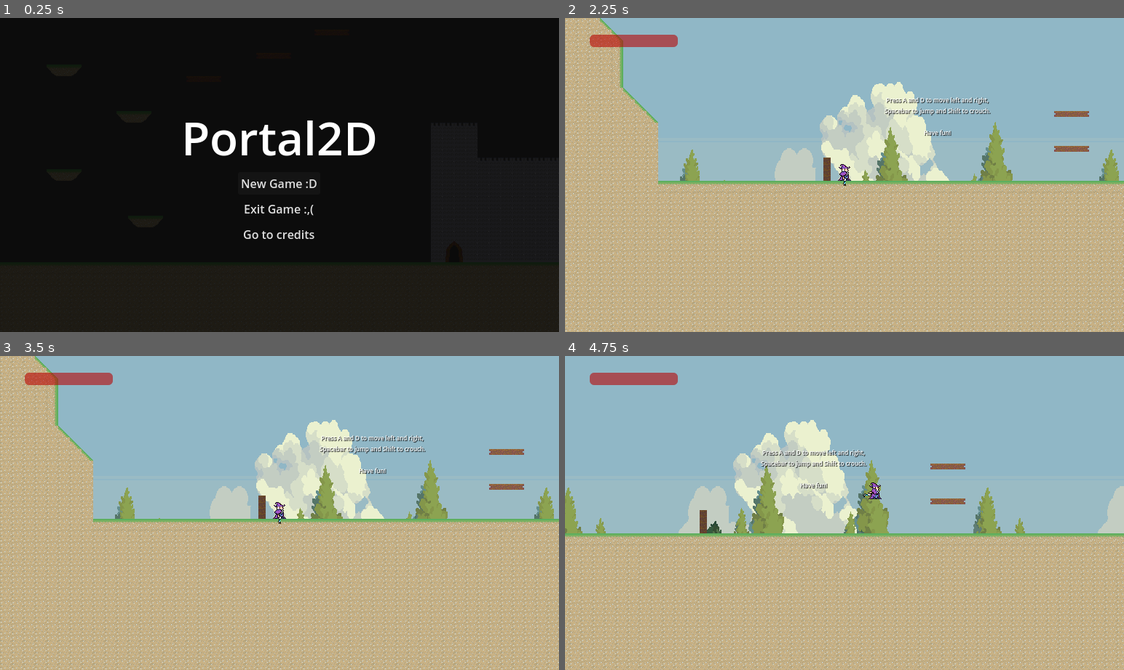
Above: before the commit, frames 1-4 (two rows, left to right).
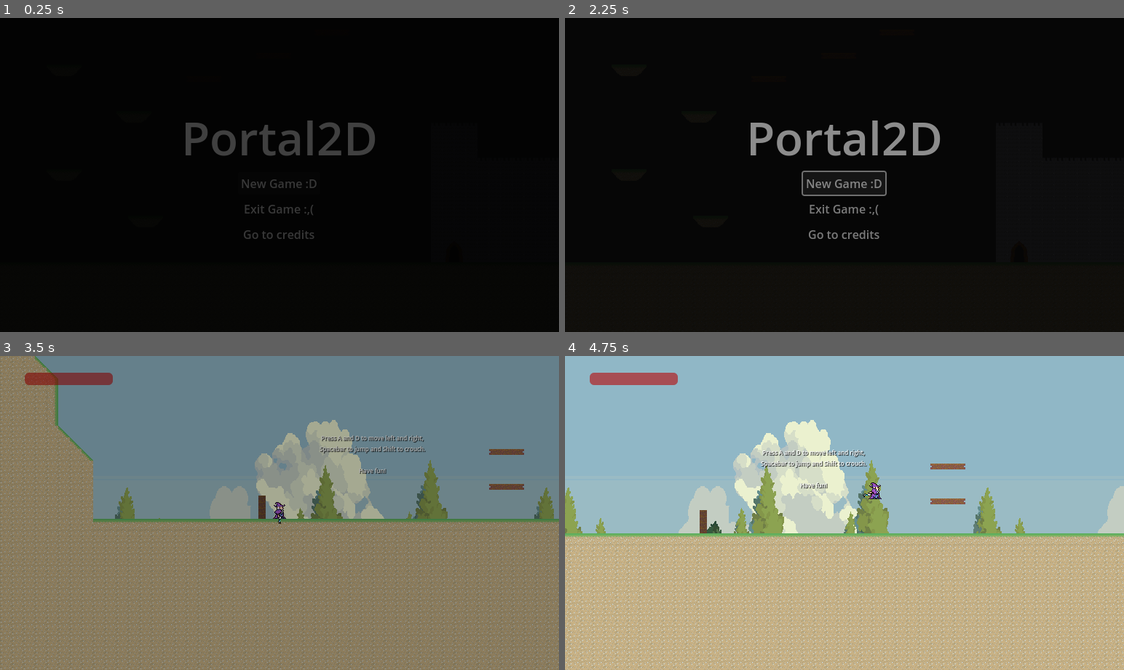
Above: after the commit, the same moments.

Repository: haruo-gabriel/portal2d
Game: Godot game, scene res://interface/scenes/main_menu/main_menu.tscn
Two runs of this game, one before a commit and one after it. Both use one fixed random seed, a clock stepped at 60 frames per second and the inputs below.
Inputs (mouse positions are in pixels of both pictures, inside the frame that each line leads up to):
- Up to frame 1 (0.25 s): no input
- Up to frame 2 (2.25 s): click "Go to credits" at 0.5 s; click "Go to main menu" at 1.25 s; click "New Game :D" at 2 s
- Up to frame 3 (3.5 s): click (279, 522) at 2.75 s, where only the run after the commit has a clickable "New Game :D"
- Up to frame 4 (4.75 s): tap A (move_left) at 3.5, 4.25 s; move the mouse to (967, 497) at 3.52 s; hold Shift (crouch) 3.53-4.28 s; hold D (move_right) from 3.53 s (still down); tap Space (jump) at 3.77, 4.52 s; move the mouse to (732, 528) at 4.27 s; click (732, 528) at 4.35 s

The runs differ from the first frame. In frame 1, 2.7% of the frame differs, in the area x 0-100%, y 15-100%; in frame 2, 100%, in the area x 0-100%, y 0-100%; in frame 3, 100%; in frame 4, nothing differs.

Commit message:
Add screen transition (fade in/out) between scene transitions

Diff:
--- a/godot project/interface/scenes/ending_credits/ending_credits.tscn
+++ b/godot project/interface/scenes/ending_credits/ending_credits.tscn
@@ -1,7 +1,8 @@
-[gd_scene load_steps=5 format=3 uid="uid://brlldqfwpgvlw"]
+[gd_scene load_steps=6 format=3 uid="uid://brlldqfwpgvlw"]
 
 [ext_resource type="Script" path="res://interface/scenes/ending_credits/ending_credits.gd" id="1_x3m3b"]
 [ext_resource type="AudioStream" uid="uid://dcc7x2s6uq6fg" path="res://interface/scenes/main_menu/main_menu.wav" id="2_s55jm"]
+[ext_resource type="PackedScene" uid="uid://cjxs6gi33dml8" path="res://interface/scenes/screen_transition/screen_transition.tscn" id="3_5n0my"]
 
 [sub_resource type="LabelSettings" id="LabelSettings_ijkpe"]
 font_size = 32
@@ -76,4 +77,6 @@
 size_flags_horizontal = 4
 text = "Go to main menu"
 
+[node name="ScreenTransition" parent="." instance=ExtResource("3_5n0my")]
+
 [connection signal="pressed" from="VBoxContainer/Button" to="." method="_on_button_pressed"]
--- a/godot project/interface/scenes/hud/hud.gd
+++ b/godot project/interface/scenes/hud/hud.gd
@@ -1,10 +1,7 @@
 
-extends Control
+extends CanvasLayer
 
 @export var player: Player
 
 func _ready() -> void:
 	$ProgressBar.player = player
-
-func _process(delta: float) -> void:
-	pass
--- a/godot project/interface/scenes/hud/hud.tscn
+++ b/godot project/interface/scenes/hud/hud.tscn
@@ -3,18 +3,11 @@
 [ext_resource type="Script" path="res://interface/scenes/hud/hud.gd" id="1_adxet"]
 [ext_resource type="Script" path="res://interface/scenes/hud/progress_bar.gd" id="2_4x8oq"]
 
-[node name="HUD" type="Control"]
-layout_mode = 3
-anchors_preset = 15
-anchor_right = 1.0
-anchor_bottom = 1.0
-grow_horizontal = 2
-grow_vertical = 2
+[node name="HUD" type="CanvasLayer"]
 script = ExtResource("1_adxet")
 
 [node name="ProgressBar" type="ProgressBar" parent="."]
 modulate = Color(1, 0, 0, 1)
-layout_mode = 0
 offset_left = 34.0
 offset_top = 23.0
 offset_right = 155.0
--- a/godot project/interface/scenes/main_menu/main_menu.gd
+++ b/godot project/interface/scenes/main_menu/main_menu.gd
@@ -2,6 +2,8 @@
 
 #@onready var MUSIC_BUS_ID = AudioServer.get_bus_index("Music")
 #@onready var SFX_BUS_ID = AudioServer.get_bus_index("SFX")
+@export var new_game_scene: PackedScene
+@export var credits_scene: PackedScene
 @onready var main_menu_music = $MainMenuMusic
 var audio_manager = null
 
@@ -11,11 +13,14 @@
 	add_child(audio_manager)
 	audio_manager.fade_in(main_menu_music, 4.0)
 
+
 func _on_new_game_button_pressed():
-	get_tree().change_scene_to_file("res://levels/level_1/level_scene.tscn")
+	$ScreenTransition.transition(new_game_scene)
+
 
 func _on_exit_button_pressed():
 	get_tree().quit()
 
+
 func _on_credits_button_pressed():
-	get_tree().change_scene_to_file("res://interface/scenes/ending_credits/ending_credits.tscn")
+	$ScreenTransition.transition(credits_scene)
--- a/godot project/interface/scenes/main_menu/main_menu.tscn
+++ b/godot project/interface/scenes/main_menu/main_menu.tscn
@@ -1,8 +1,11 @@
-[gd_scene load_steps=5 format=3 uid="uid://crkl8tssufrs4"]
+[gd_scene load_steps=8 format=3 uid="uid://crkl8tssufrs4"]
 
 [ext_resource type="Script" path="res://interface/scenes/main_menu/main_menu.gd" id="1_8dfm2"]
 [ext_resource type="TileSet" uid="uid://bxf11dynbrbke" path="res://levels/level_1/tile_set.tres" id="2_5a2tj"]
 [ext_resource type="AudioStream" uid="uid://dcc7x2s6uq6fg" path="res://interface/scenes/main_menu/main_menu.wav" id="2_jbvjj"]
+[ext_resource type="PackedScene" uid="uid://45cxitl1b5uh" path="res://levels/level_1/level_scene.tscn" id="2_wpis4"]
+[ext_resource type="PackedScene" uid="uid://brlldqfwpgvlw" path="res://interface/scenes/ending_credits/ending_credits.tscn" id="3_2ospb"]
+[ext_resource type="PackedScene" uid="uid://cjxs6gi33dml8" path="res://interface/scenes/screen_transition/screen_transition.tscn" id="4_fdtj1"]
 
 [sub_resource type="LabelSettings" id="LabelSettings_p5n8y"]
 font_size = 64
@@ -15,6 +18,8 @@
 grow_horizontal = 2
 grow_vertical = 2
 script = ExtResource("1_8dfm2")
+new_game_scene = ExtResource("2_wpis4")
+credits_scene = ExtResource("3_2ospb")
 
 [node name="Node2D" type="Node2D" parent="."]
 
@@ -75,6 +80,8 @@
 text = "Go to credits"
 flat = true
 
+[node name="ScreenTransition" parent="." instance=ExtResource("4_fdtj1")]
+
 [connection signal="pressed" from="VBoxContainer/NewGameButton" to="." method="_on_new_game_button_pressed"]
 [connection signal="pressed" from="VBoxContainer/ExitButton" to="." method="_on_exit_button_pressed"]
 [connection signal="pressed" from="VBoxContainer/CreditsButton" to="." method="_on_credits_button_pressed"]
--- /dev/null
+++ b/godot project/interface/scenes/screen_transition/screen_transition.gd
@@ -0,0 +1,9 @@
+extends CanvasLayer
+
+@export var target_scene: PackedScene
+
+
+func transition(target: PackedScene = target_scene):
+	$AnimationPlayer.play_backwards("fade")
+	await $AnimationPlayer.animation_finished
+	get_tree().change_scene_to_packed(target)
--- /dev/null
+++ b/godot project/interface/scenes/screen_transition/screen_transition.tscn
@@ -0,0 +1,42 @@
+[gd_scene load_steps=4 format=3 uid="uid://cjxs6gi33dml8"]
+
+[ext_resource type="Script" path="res://interface/scenes/screen_transition/screen_transition.gd" id="1_ef01n"]
+
+[sub_resource type="Animation" id="Animation_sbsov"]
+resource_name = "fade"
+tracks/0/type = "value"
+tracks/0/imported = false
+tracks/0/enabled = true
+tracks/0/path = NodePath("ColorRect:color")
+tracks/0/interp = 1
+tracks/0/loop_wrap = true
+tracks/0/keys = {
+"times": PackedFloat32Array(0, 1),
+"transitions": PackedFloat32Array(1, 1),
+"update": 0,
+"values": [Color(0, 0, 0, 1), Color(0, 0, 0, 0)]
+}
+
+[sub_resource type="AnimationLibrary" id="AnimationLibrary_hrpq2"]
+_data = {
+"fade": SubResource("Animation_sbsov")
+}
+
+[node name="ScreenTransition" type="CanvasLayer"]
+layer = 2
+script = ExtResource("1_ef01n")
+
+[node name="ColorRect" type="ColorRect" parent="."]
+anchors_preset = 15
+anchor_right = 1.0
+anchor_bottom = 1.0
+grow_horizontal = 2
+grow_vertical = 2
+mouse_filter = 2
+color = Color(0, 0, 0, 1)
+
+[node name="AnimationPlayer" type="AnimationPlayer" parent="."]
+libraries = {
+"": SubResource("AnimationLibrary_hrpq2")
+}
+autoplay = "fade"
--- a/godot project/levels/level_1/level_scene.tscn
+++ b/godot project/levels/level_1/level_scene.tscn
@@ -9,6 +9,7 @@
 [ext_resource type="Script" path="res://interface/follow_cam.gd" id="5_8bj3i"]
 [ext_resource type="PackedScene" uid="uid://cq8lpg21erc5l" path="res://interface/scenes/pause/pause.tscn" id="6_vrxgd"]
 [ext_resource type="PackedScene" uid="uid://b754jenc4foku" path="res://interface/scenes/hud/hud.tscn" id="6_xax1y"]
+[ext_resource type="PackedScene" uid="uid://cjxs6gi33dml8" path="res://interface/scenes/screen_transition/screen_transition.tscn" id="8_e3ohk"]
 [ext_resource type="Texture2D" uid="uid://d1dlpvojon67h" path="res://levels/level_1/background/1.png" id="10_cwe01"]
 [ext_resource type="Script" path="res://levels/level_1/ParallaxBackground.gd" id="10_d54cc"]
 [ext_resource type="Texture2D" uid="uid://ce2j4to0h352n" path="res://levels/level_1/background/2.png" id="11_iydqg"]
@@ -19,8 +20,11 @@
 font_size = 8
 shadow_color = Color(0, 0, 0, 0.537255)
 
-[node name="LevelScene" type="Node2D"]
+[node name="LevelScene" type="Node2D" node_paths=PackedStringArray("level_music", "hud", "pause")]
 script = ExtResource("1_chgl5")
+level_music = NodePath("LevelMusic")
+hud = NodePath("HUD")
+pause = NodePath("PauseLayer/Pause")
 
 [node name="LevelMusic" type="AudioStreamPlayer" parent="."]
 process_mode = 3
@@ -76,18 +80,21 @@
 script = ExtResource("5_8bj3i")
 tile_map = NodePath("../../TileMap")
 
-[node name="LevelTransition" parent="." instance=ExtResource("3_l48s3")]
+[node name="LevelTransition" parent="." node_paths=PackedStringArray("screen_transition") instance=ExtResource("3_l48s3")]
 position = Vector2(4096, -640)
+screen_transition = NodePath("../ScreenTransition")
+
+[node name="HUD" parent="." node_paths=PackedStringArray("player") instance=ExtResource("6_xax1y")]
+player = NodePath("../Player")
+metadata/_edit_use_anchors_ = true
+
+[node name="ScreenTransition" parent="." instance=ExtResource("8_e3ohk")]
 target_scene = ExtResource("4_lbfwy")
 
-[node name="CanvasLayer" type="CanvasLayer" parent="."]
+[node name="PauseLayer" type="CanvasLayer" parent="."]
+layer = 3
 
-[node name="HUD" parent="CanvasLayer" node_paths=PackedStringArray("player") instance=ExtResource("6_xax1y")]
-unique_name_in_owner = true
-player = NodePath("../../Player")
-metadata/_edit_use_anchors_ = true
-
-[node name="Pause" parent="CanvasLayer" instance=ExtResource("6_vrxgd")]
+[node name="Pause" parent="PauseLayer" instance=ExtResource("6_vrxgd")]
 unique_name_in_owner = true
 visible = false
 
--- a/godot project/levels/level_2/level_scene.tscn
+++ b/godot project/levels/level_2/level_scene.tscn
@@ -11,9 +11,13 @@
 [ext_resource type="PackedScene" uid="uid://b754jenc4foku" path="res://interface/scenes/hud/hud.tscn" id="7_bqe4l"]
 [ext_resource type="PackedScene" uid="uid://cq8lpg21erc5l" path="res://interface/scenes/pause/pause.tscn" id="8_5d8gg"]
 [ext_resource type="PackedScene" uid="uid://brlldqfwpgvlw" path="res://interface/scenes/ending_credits/ending_credits.tscn" id="8_tdesj"]
+[ext_resource type="PackedScene" uid="uid://cjxs6gi33dml8" path="res://interface/scenes/screen_transition/screen_transition.tscn" id="10_aaxj0"]
 
-[node name="LevelScene" type="Node2D"]
+[node name="LevelScene" type="Node2D" node_paths=PackedStringArray("level_music", "hud", "pause")]
 script = ExtResource("1_8mwy2")
+level_music = NodePath("LevelMusic")
+hud = NodePath("HUD")
+pause = NodePath("PauseLayer/Pause")
 
 [node name="Player" parent="." node_paths=PackedStringArray("tile_map") instance=ExtResource("2_trbgv")]
 tile_map = NodePath("../TileMap")
@@ -67,9 +71,9 @@
 position = Vector2(1713, -179)
 can_fall = true
 
-[node name="LevelTransition" parent="." instance=ExtResource("4_h8n1u")]
+[node name="LevelTransition" parent="." node_paths=PackedStringArray("screen_transition") instance=ExtResource("4_h8n1u")]
 position = Vector2(3424, -528)
-target_scene = ExtResource("8_tdesj")
+screen_transition = NodePath("../ScreenTransition")
 
 [node name="LevelMusic" type="AudioStreamPlayer" parent="."]
 process_mode = 3
@@ -77,13 +81,16 @@
 autoplay = true
 bus = &"Music"
 
-[node name="CanvasLayer" type="CanvasLayer" parent="."]
-
-[node name="HUD" parent="CanvasLayer" node_paths=PackedStringArray("player") instance=ExtResource("7_bqe4l")]
+[node name="HUD" parent="." node_paths=PackedStringArray("player") instance=ExtResource("7_bqe4l")]
 unique_name_in_owner = true
-player = NodePath("../../Player")
+player = NodePath("../Player")
 metadata/_edit_use_anchors_ = true
 
-[node name="Pause" parent="CanvasLayer" instance=ExtResource("8_5d8gg")]
+[node name="ScreenTransition" parent="." instance=ExtResource("10_aaxj0")]
+target_scene = ExtResource("8_tdesj")
+
+[node name="PauseLayer" type="CanvasLayer" parent="."]
+
+[node name="Pause" parent="PauseLayer" instance=ExtResource("8_5d8gg")]
 unique_name_in_owner = true
 visible = false
--- a/godot project/levels/level_scene.gd
+++ b/godot project/levels/level_scene.gd
@@ -1,9 +1,8 @@
 extends Node2D
 
-@onready var level_music = $LevelMusic
-
-@onready var hud: Control = $CanvasLayer/HUD
-@onready var pause: Control = $CanvasLayer/Pause
+@export var level_music: AudioStreamPlayer
+@export var hud: CanvasLayer
+@export var pause: Control
 
 var audio_manager = null
 
--- a/godot project/levels/level_transition.gd
+++ b/godot project/levels/level_transition.gd
@@ -1,9 +1,9 @@
 extends Area2D
 
 
-@export var target_scene: PackedScene
+@export var screen_transition: CanvasLayer
 
 
 func _on_body_entered(body):
 	if body is Player:
-		get_tree().change_scene_to_packed(target_scene)
+		screen_transition.transition()
Not shown: 1 places in godot project/levels/level_1/level_scene.tscn that only renumber resources
Not shown: 1 places in godot project/levels/level_2/level_scene.tscn that only renumber resources
